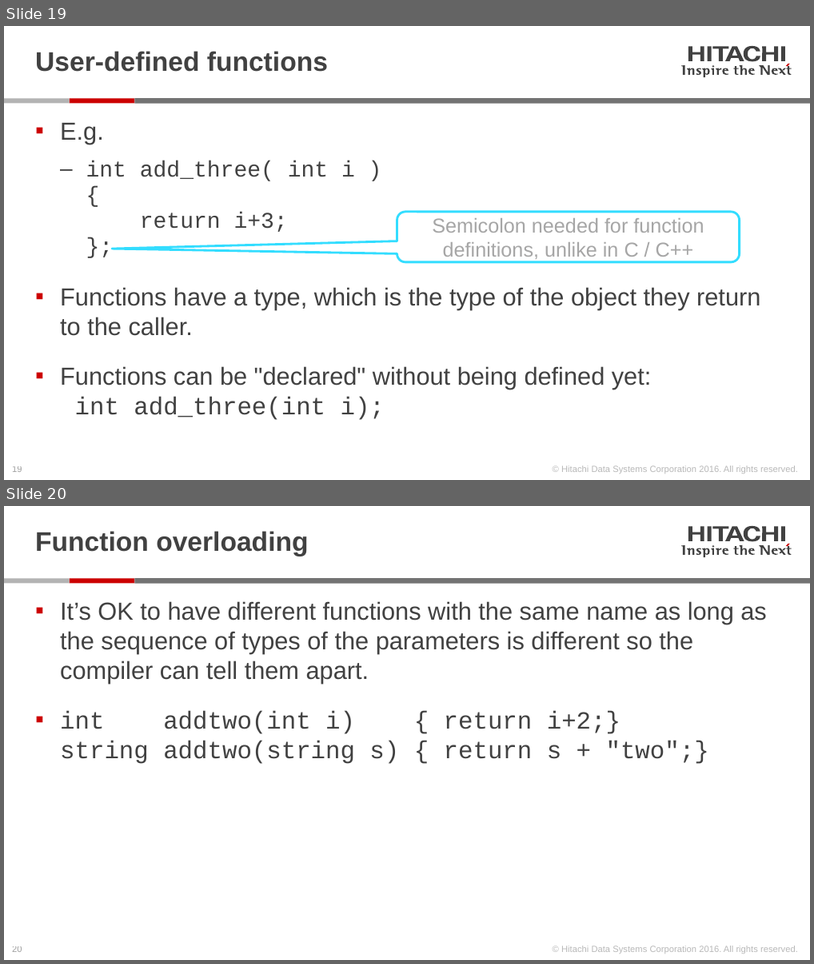
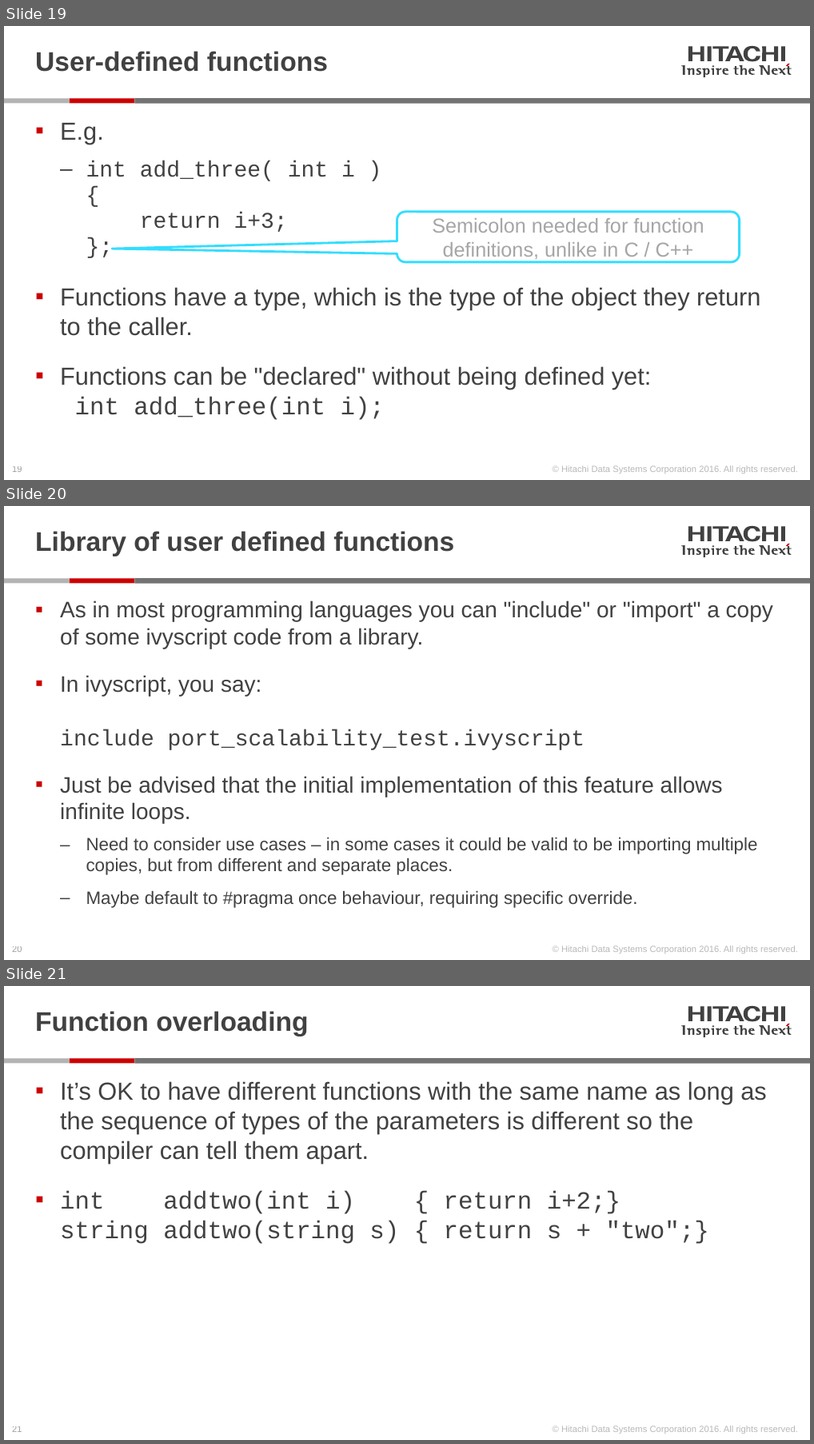
Before and after one commit to Hitachi-Data-Systems/ivy, a slide deck: doc/ivyscript reference.pptx. Shown one above the other, each under a label of ours: slides 19 and 20 before the commit, slides 19, 20 and 21 after it. The pictures are 814x964 and 814x1444 pixels, drawn with LibreOffice and Linux fonts; fonts in the diff are those of the drawing. Boxes give left, top, right and bottom in pixels: in the first picture for what was removed or moved away, otherwise in the second. Text is boxed around its words. In the diff, an @@ line names an element or a change of style, - is before the commit and + after.

```diff
--- a/doc/ivyscript reference.pptx
+++ b/doc/ivyscript reference.pptx
@@ slide 20 added at [4, 506, 810, 960], background #FFFFFF; not listed: 28 template elements that a slide beside it also shows @@
@@ title added at [35, 531, 454, 556], 24 pt, text #414141, bold @@
+Library of user defined functions
@@ text added at [60, 600, 774, 908], 20 pt, text #414141 @@
+▪ As in most programming languages you can "include" or "import" a copy of some ivyscript code from a library.
+▪ In ivyscript, you say:
+  include port_scalability_test.ivyscript
+▪ Just be advised that the initial implementation of this feature allows infinite loops.
+  ‒ Need to consider use cases – in some cases it could be valid to be importing multiple copies, but from different and separate places.
+  ‒ Maybe default to #pragma once behaviour, requiring specific override.
@@ what was slide 20 is now slide 21 @@
@@ page number at [12, 1426, 22, 1432]: text changed @@
-20
+21
```
Also in this commit, not shown: 4 slides changed, 4 other files.
